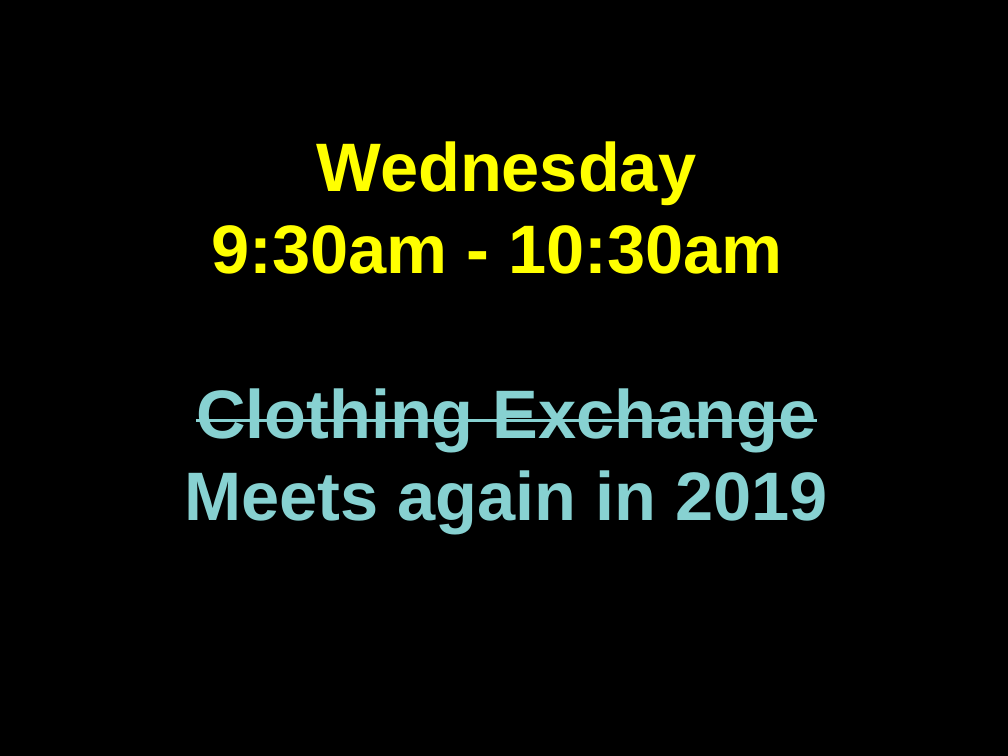
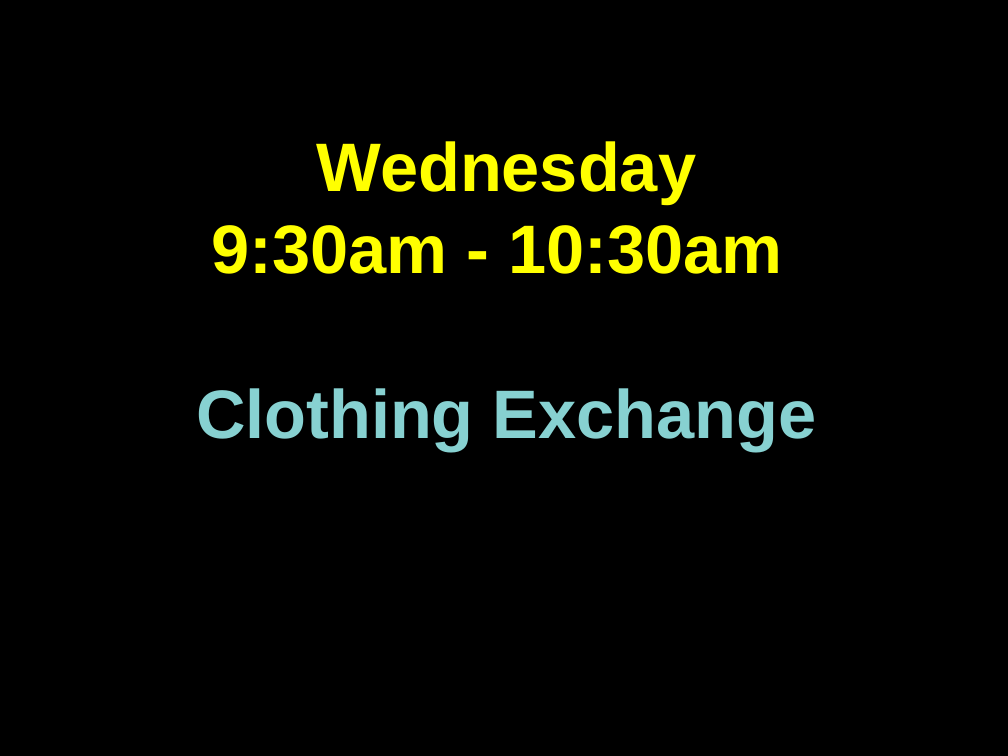
Before and after one commit to martinforsyth/bsuc-audio-visual, a slide deck: slide 11 of resources/presentations/impress/welcome.dark.background.odp (slide 13 before the commit). Drawn at 1008x756 pixels with LibreOffice and Linux fonts; fonts in the diff are those of the drawing. Boxes give left, top, right and bottom in pixels: in the first picture for what was removed or moved away, otherwise in the second. Text is boxed around its words. In the diff, an @@ line names an element or a change of style, - is before the commit and + after.

```diff
--- a/resources/presentations/impress/welcome.dark.background.odp
+++ b/resources/presentations/impress/welcome.dark.background.odp
@@ text at bbox=[196, 388, 817, 451]: strikethrough off in "Clothing Exchange" @@
@@ text at bbox=[184, 470, 829, 534]: paragraph removed @@
-Meets again in 2019
```
Also in this commit, not shown: 11 other slides changed, 2 slides added, 5 slides removed, 1 other file.
